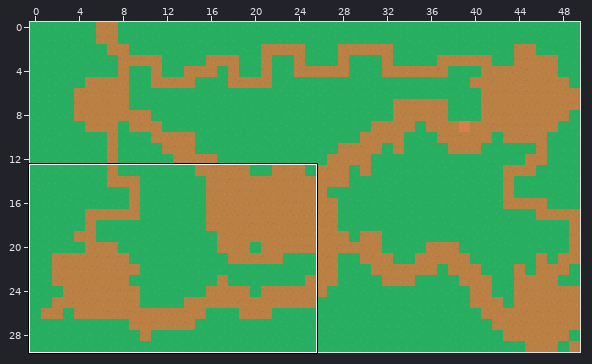
A Tiled map gets an edit: maps/level3.tmx. Above: a wide view before the commit, with the close-up outlined.
Close-up. Old version:
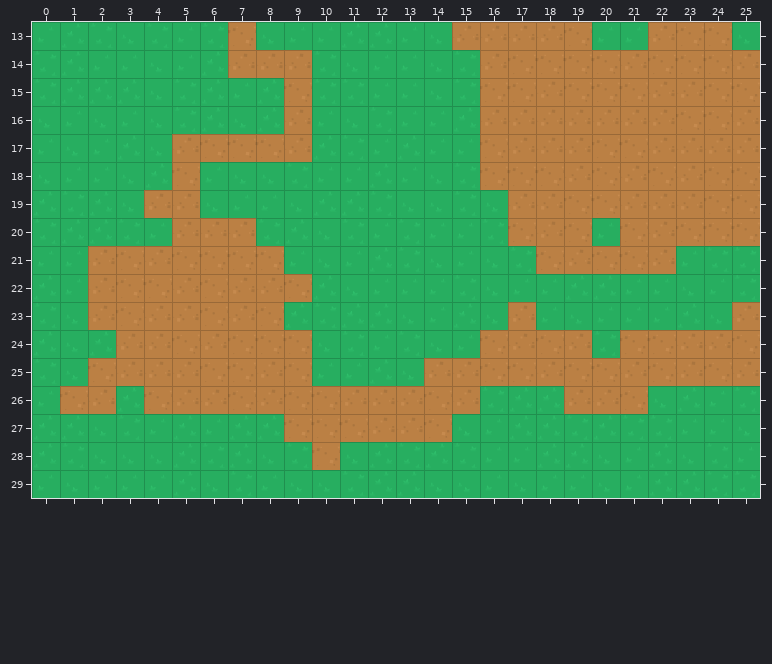
Cells are 64x64 px. Shown: x 0..25, y 13..29. The commit also changed other parts of the map, which this record leaves out.
After the commit:
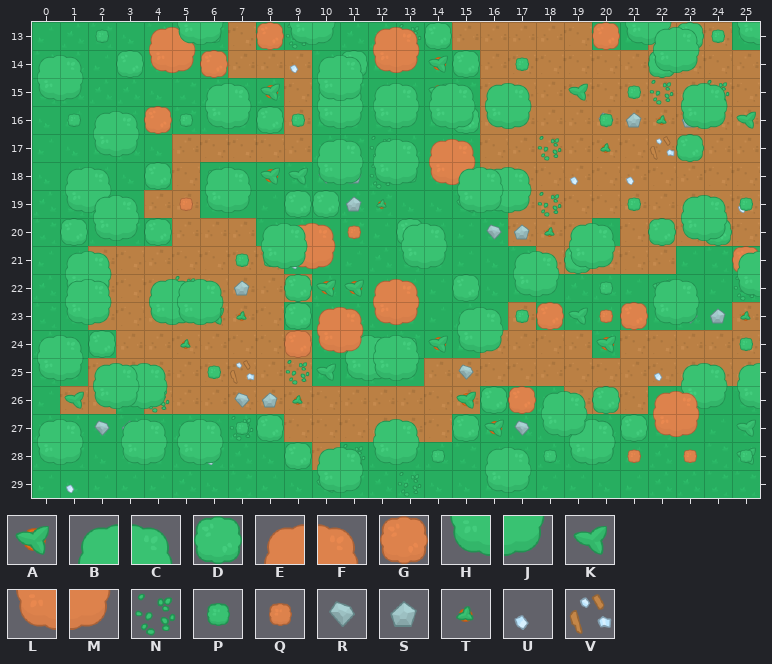
Key: from "spritesheet_tiles": A 133, B 180, C 181, D 182, E 183, F 184, G 185, H 207, J 208, K 209, L 210, M 211, N 212, P 234, Q 235, R 237, S 238, T 239, U 290, V 292.
_ is an empty cell.
Tiles of an added or newly shown layer are drawn over the layers below it.
The edit:
Changed rows in their new state; . is an unchanged cell.
Layer "decorations" (now shown):
first column x 1:
13 ........N...N.........U..
14 ........U....A...........
15 .............A....K..N.N.
16 ...................RSTSTK
17 ...........N.....N.T.V...
18 ........KRSN......U.U....
19 .........RST..K..N......U
20 ........U......RST.......
21 ........U................
22 ....N.S...A...U......K..N
23 .....AT...............RST
24 ....T....................
25 ......V.N.....R......U...
26 K..N..RST.....A..........
27 .RST..N.........R...D...K
28 .....U....N.............K
29 U........K..N............
Layer "walls" (now shown):
first column x 1:
13 .P.EFP.GHJ.EFD......HJDPH
14 ..DLMG....DLM.D.P....D...
15 .......A.BCBC..BC...P.BC.
16 P...P..DPHJHJ.DHJ..P..HJ.
17 .............EF.......D..
18 BC...P.A....PLMBC........
19 HJ......DD.....HJ...P...P
20 D..D....EF..D........D.D.
21 BC....PPLM........D.....G
22 HJ.BC...DA....D....P.P...
23 ...HJ...D.......PG.......
24 .D........BCP...........P
25 ..BC.P....HJ..........BC.
26 ..HJ...........DG..D..HJ.
27 ..BCBCP...........BC.....
28 ..HJHJ...BC..P.BCPHJ....P
29 .........HJ....HJ........
Layer "items" (now shown):
first column x 0:
13 .....HJ.............G.BC..
14 BC........BC..........HJ..
15 HJ....BC..HJ..BC..........
16 ..BCG.HJ......HJ..........
17 ..HJ......BCBC............
18 ....D.BC..HJHJ.BC.........
19 ..BC.QHJ.......HJ......BC.
20 ..HJ....BC.Q.BC....BC..HJ.
21 ........HJ...HJ..BCHJ....B
22 .BC..BC.....EF...HJ...BC.H
23 .HJ..HJ...EFLM.BC..KQGHJ..
24 BC.......GLMBCAHJ...A.....
25 HJBC......K.HJ...........B
26 ..HJ..............BC..EF.H
27 BC......D...BC.DA.HJC.LM..
28 HJ.......D..HJ.....HJQ.Q..
